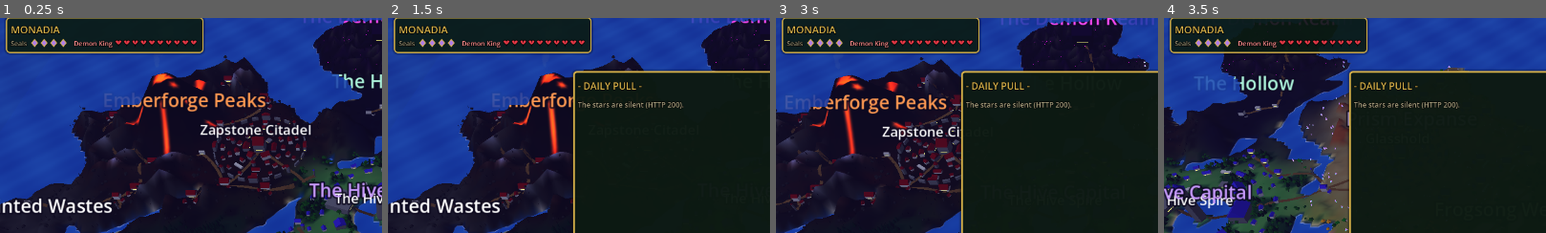
Above: before the commit, frames 1-4 (left to right).
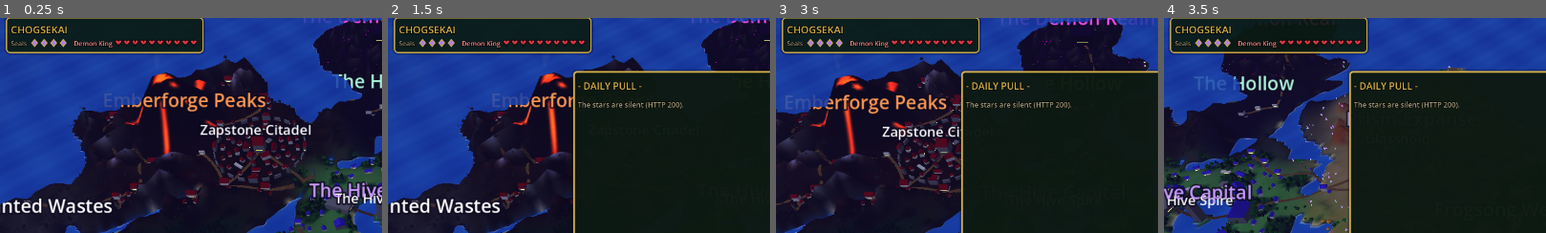
Above: after the commit, the same moments.

Repository: Harshyadav442277/Chogathon
Game: Godot game, scene res://scenes/Main.tscn
Same seed, same stepped clock (60 frames per second), same inputs: the game is played once before the commit and once after it.
Inputs (mouse positions are % of the whole screen's width and height, from its top left):
- Up to frame 1 (0.25 s): no input
- Up to frame 2 (1.5 s): click "Chronicle" at 0.5 s; click "Daily Pull" at 1.25 s
- Up to frame 3 (3 s): click "Hide (H)" at 2 s; tap Enter at 2.75 s; move the mouse to (72, 45) at 2.77 s; hold Right (ui_right) from 2.78 s (still down); tap H at 2.85 s; click (72, 45) at 2.92 s
- Up to frame 4 (3.5 s): keep holding Right (ui_right)
The pictures show only the part of the screen within x 0-50%, y 2-52%; the shares and areas given below are measured in that part.

The runs differ from the first frame. In frame 1, 0.4% of the frame differs, in the area x 3-18%, y 3-8%; in frame 2, 0.4%; in frame 3, 0.4%; in frame 4, 0.4%.

Commit message:
Rename the game to ChogSekai (the world stays Monadia; code folder unchanged)
Co-Authored-By: Claude Opus 5.5 <noreply@anthropic.com>

Diff:
--- a/game/autoload/Api.gd
+++ b/game/autoload/Api.gd
@@ -1,5 +1,5 @@
 extends Node
-## Thin JSON client for the Chog Hivemind server (Next.js). Same origin when served from /play.
+## Thin JSON client for the ChogSekai server (Next.js). Same origin when served from /play.
 
 const DEV_BASE := "http://localhost:3000"
 
--- a/game/project.godot
+++ b/game/project.godot
@@ -3,7 +3,7 @@
 
 [application]
 
-config/name="Chog Hivemind: Monadia"
+config/name="ChogSekai"
 config/description="1,969 Chog NFTs live isekai lives. You are a Constellation."
 run/main_scene="res://scenes/Main.tscn"
 config/features=PackedStringArray("4.7", "GL Compatibility")
--- a/game/scripts/hud.gd
+++ b/game/scripts/hud.gd
@@ -180,7 +180,7 @@
 	p.add_child(v)
 	var top := HBoxContainer.new()
 	v.add_child(top)
-	top.add_child(_label("MONADIA", 17, GOLD))
+	top.add_child(_label("CHOGSEKAI", 17, GOLD))
 	_info = _label("", 11, DIM)
 	top.add_child(_info)
 	_phase = _rich(12, 300)
Not shown, changed: AGENTS.md
Not shown, changed: CLAUDE.md
Not shown, changed: README.md
Not shown, changed: chog-hivemind/WORLD_BIBLE.md
Not shown, changed: chog-hivemind/app/about/page.tsx
Not shown, changed: chog-hivemind/app/api/chat/route.ts
Not shown, changed: chog-hivemind/app/chog/[id]/page.tsx
Not shown, changed: chog-hivemind/app/layout.tsx
Not shown, changed: chog-hivemind/app/world/page.tsx
Not shown, changed: chog-hivemind/scripts/seed.ts
Not shown, changed: chog-hivemind/src/components/WalletButton.tsx
Not shown, changed: chog-hivemind/src/lib/session.ts
(and 5 more such lines)
